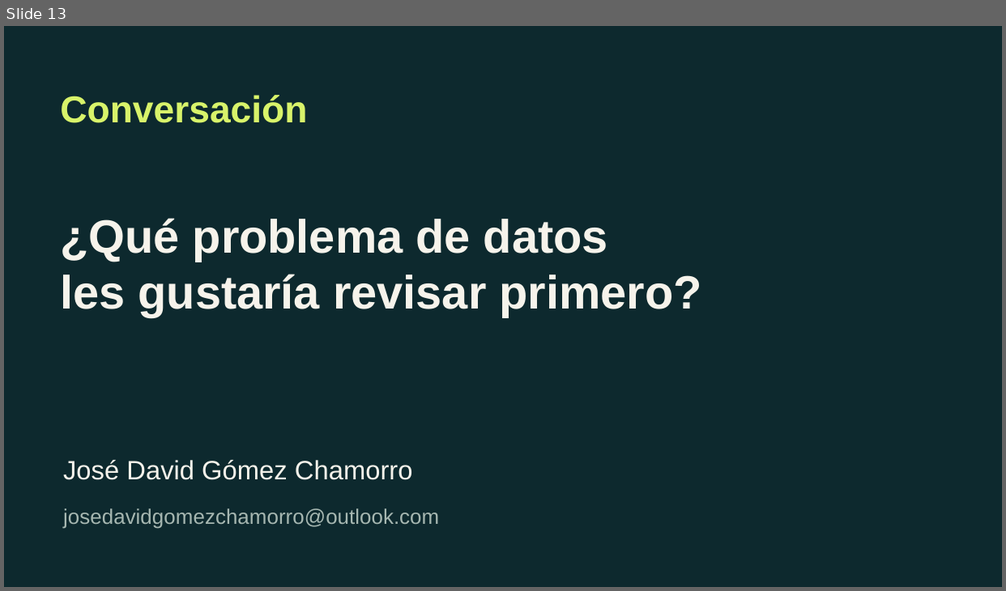
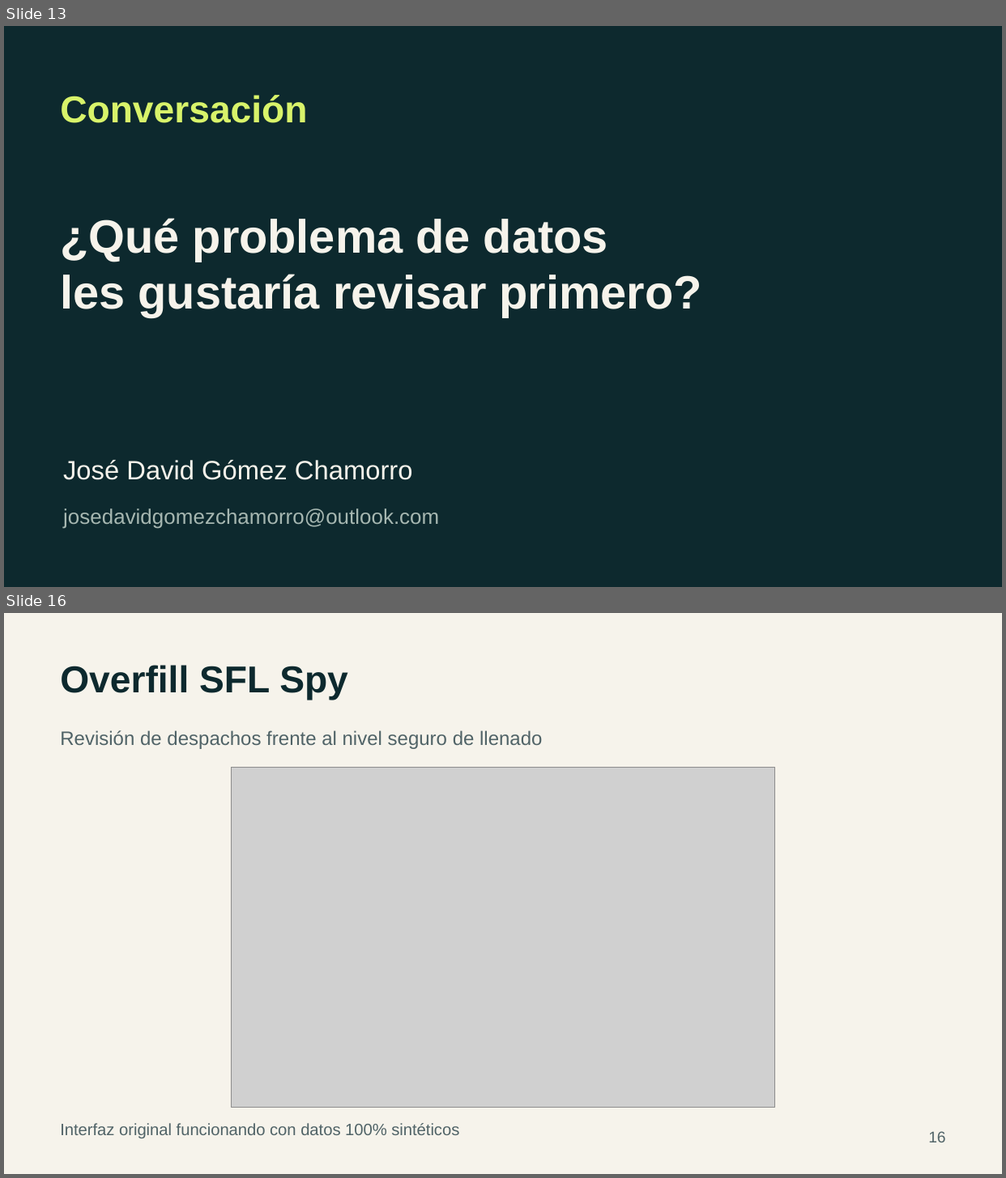
Before and after one commit to joseggch15/Interview, a slide deck: materiales/Jose_David_Gomez_Diametral.pptx. Shown one above the other, each under a label of ours: slide 13 before the commit, slides 13 and 16 after it; the slides between them are not shown. The pictures are 1006x591 and 1006x1178 pixels, drawn with LibreOffice and Linux fonts; fonts in the diff are those of the drawing; grey boxes stand for pictures. Boxes give left, top, right and bottom in pixels: in the first picture for what was removed or moved away, otherwise in the second. Text is boxed around its words. In the diff, an @@ line names an element or a change of style, - is before the commit and + after.

Commit message:
Update PowerPoint with five real software screenshots using synthetic data

```diff
--- a/materiales/Jose_David_Gomez_Diametral.pptx
+++ b/materiales/Jose_David_Gomez_Diametral.pptx
@@ slide 16 added at (4,613,1002,1174), background #F6F3EB @@
@@ text added at (60,665,348,700), 36 pt, text #0D292E, bold @@
+Overfill SFL Spy
@@ text added at (60,730,542,749), 18.8 pt, text #506367 @@
+Revisión de despachos frente al nivel seguro de llenado
@@ picture added at (231,767,775,1107) @@
@@ text added at (60,1123,459,1139), 15.8 pt, text #506367 @@
+Interfaz original funcionando con datos 100% sintéticos
@@ text added at (928,1131,945,1143), 15 pt, text #506367 @@
+16
```
Also in this commit, not shown: 4 other slides added.
